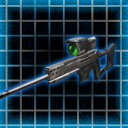
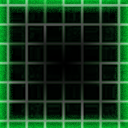
Revision of a layered w=128, h=128 image; what changed, layer by layer:
added group "组 1" with 4 layers above "greeShade" over [0, 31, 127, 105]
hid "图层 7", moved it into group "组 1" over [0, 36, 115, 100]
added layer "greeShade" (screen) above "blueShade" over [0, 0, 128, 128]
renamed "图层 4" to "blueShade", hid it over [0, 0, 128, 128]
painted on "图层 5" over [0, 0, 128, 128]
showed "图层 2 拷贝", opacity 50% → 60%, painted on it over [0, 0, 128, 128]
hid "图层 2", painted on it over [0, 0, 128, 128]
